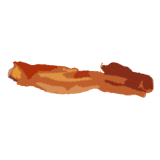
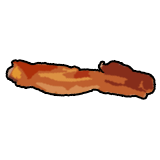
The second 160 x 160 image is a revision of the first. Changes to its layers:
pixels changed over [5, 59, 157, 100] (layer not identified)
